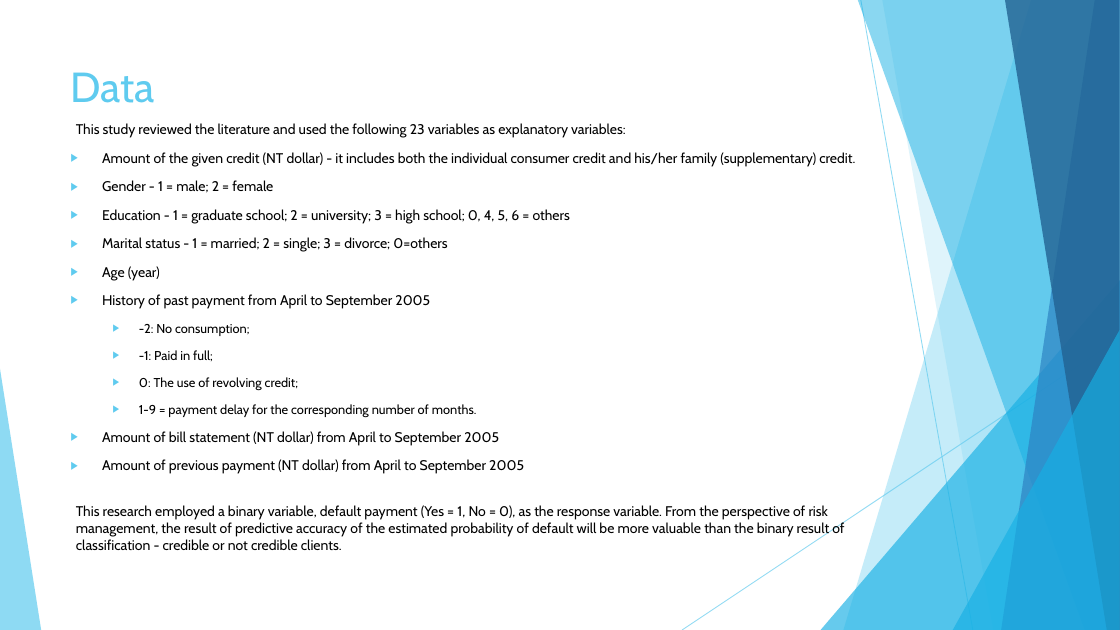
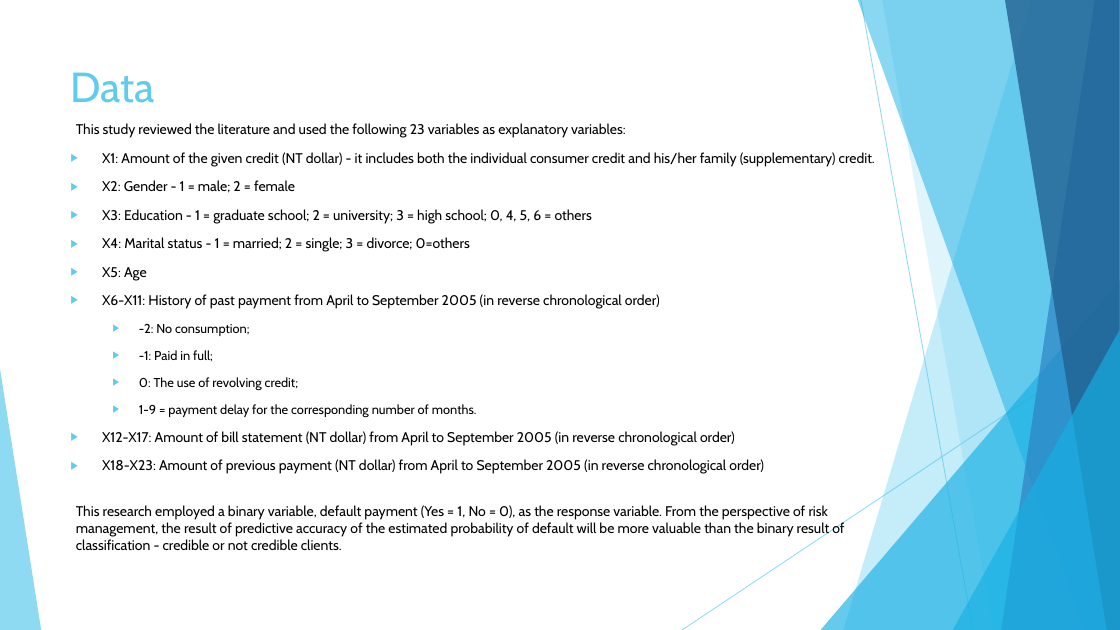
Before and after one commit to mianhuang/DataAnalytics-Python-Code, a slide deck: slide 4 of C5T1_CreditOne_Framework.pptx. Drawn at 1120x630 pixels with LibreOffice and Linux fonts; fonts in the diff are those of the drawing. Boxes give left, top, right and bottom in pixels: in the first picture for what was removed or moved away, otherwise in the second. Text is boxed around its words. In the diff, an @@ line names an element or a change of style, - is before the commit and + after.

```diff
--- a/C5T1_CreditOne_Framework.pptx
+++ b/C5T1_CreditOne_Framework.pptx
@@ text at [102,152,875,309]: text changed @@
-▶ Amount of the given credit (NT dollar) - it includes both the individual consumer credit and his/her family (supplementary) credit.
-▶ Gender - 1 = male; 2 = female
-▶ Education - 1 = graduate school; 2 = university; 3 = high school; 0, 4, 5, 6 = others
-▶ Marital status - 1 = married; 2 = single; 3 = divorce; 0=others
-▶ Age (year)
-▶ History of past payment from April to September 2005
+▶ X1: Amount of the given credit (NT dollar) - it includes both the individual consumer credit and his/her family (supplementary) credit.
+▶ X2: Gender - 1 = male; 2 = female
+▶ X3: Education - 1 = graduate school; 2 = university; 3 = high school; 0, 4, 5, 6 = others
+▶ X4: Marital status - 1 = married; 2 = single; 3 = divorce; 0=others
+▶ X5: Age
+▶ X6-X11: History of past payment from April to September 2005 (in reverse chronological order)
@@ text at [102,431,764,474]: text changed @@
-▶ Amount of bill statement (NT dollar) from April to September 2005
-▶ Amount of previous payment (NT dollar) from April to September 2005
+▶ X12-X17: Amount of bill statement (NT dollar) from April to September 2005 (in reverse chronological order)
+▶ X18-X23: Amount of previous payment (NT dollar) from April to September 2005 (in reverse chronological order)
```
Also in this commit, not shown: 3 other slides changed, 5 slides added.
